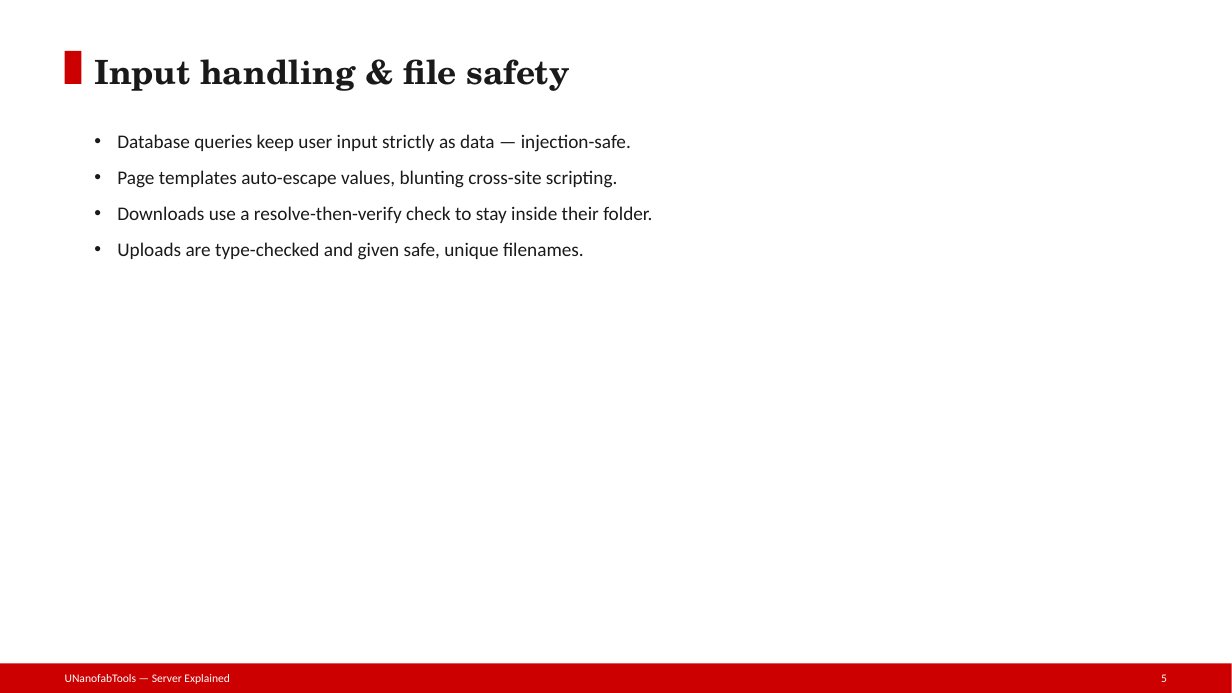
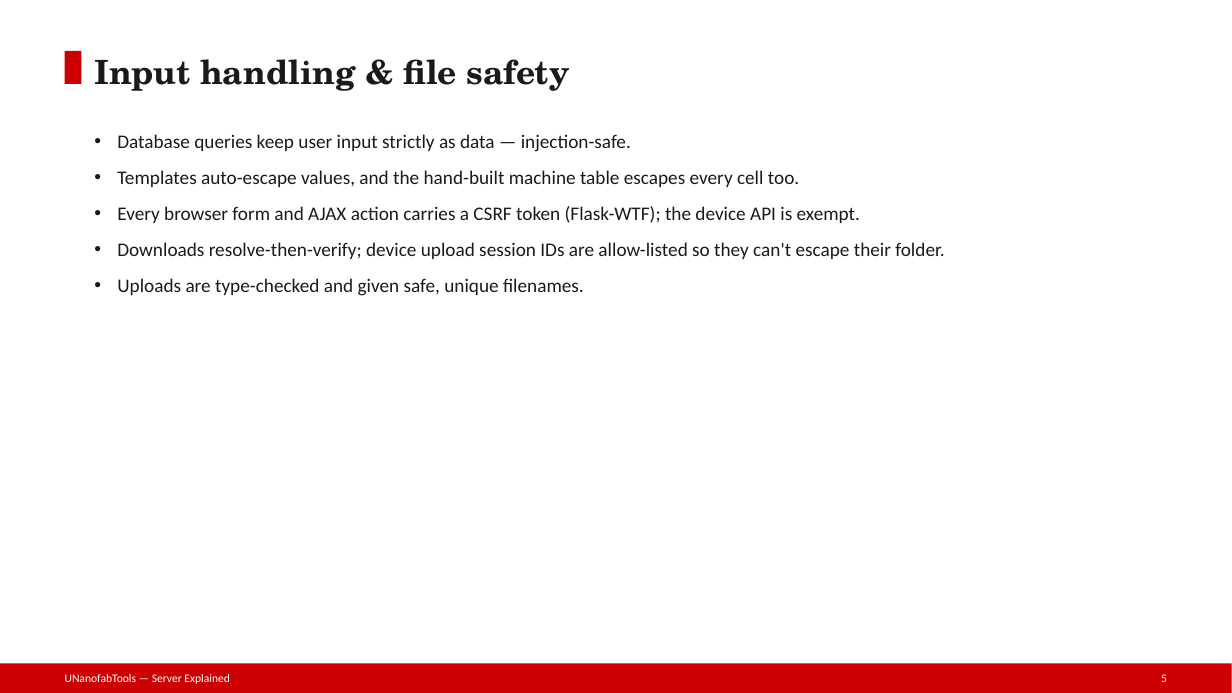
Before and after one commit to phelanhobbs/nanofab-documentation, a slide deck: slide 5 of presentation/UNanofabTools/flaskserver/slides/14-Security-Model.pptx. Drawn at 1232x693 pixels with LibreOffice and Linux fonts; fonts in the diff are those of the drawing. Boxes give left, top, right and bottom in pixels: in the first picture for what was removed or moved away, otherwise in the second. Text is boxed around its words. In the diff, an @@ line names an element or a change of style, - is before the commit and + after.

Commit message:
docs: update flaskserver + hscdownloader docs and slides for the security/robustness changes
Reflect the eight code changes across the developer reference (documentation/), the layman guides (presentation/), the Security Model deck, the known-issues tracker, and the regenerated .pptx decks: X-Session-ID allow-list on the Parylene batch endpoints, room_id keep-or-update in update_container, defensive int() on chem query params, raw-password hashing (no sanitizer) with legacy fallback, Flask-WTF CSRF protection, secure-by-default config + fail-closed SECRET_KEY, HSCDownloader per-machine isolation + request timeout, and admin self-delete / last-admin lockout guards. Regenerated 7 flaskserver decks + the HSC-Downloader tooldeck from their _build sources. Adds a .gitignore rule for slide build artifacts (node_modules / out / package files).

```diff
--- a/presentation/UNanofabTools/flaskserver/slides/14-Security-Model.pptx
+++ b/presentation/UNanofabTools/flaskserver/slides/14-Security-Model.pptx
@@ text at (117, 170, 944, 259): text changed @@
-• Page templates auto-escape values, blunting cross-site scripting.
-• Downloads use a resolve-then-verify check to stay inside their folder.
+• Templates auto-escape values, and the hand-built machine table escapes every cell too.
+• Every browser form and AJAX action carries a CSRF token (Flask-WTF); the device API is exempt.
+• Downloads resolve-then-verify; device upload session IDs are allow-listed so they can't escape their folder.
```
Also in this commit, not shown: 2 other slides changed, 35 other files.
